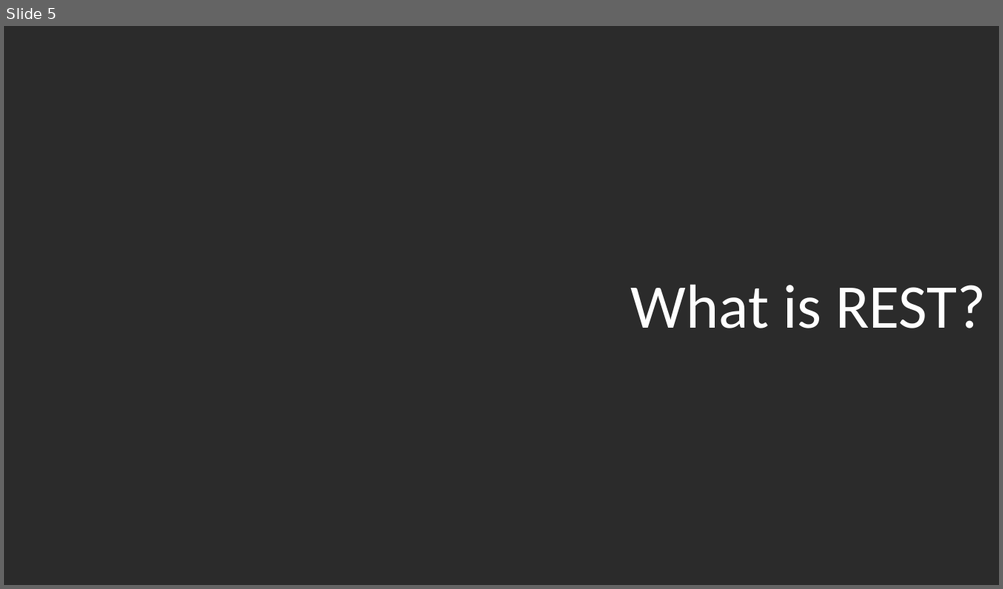
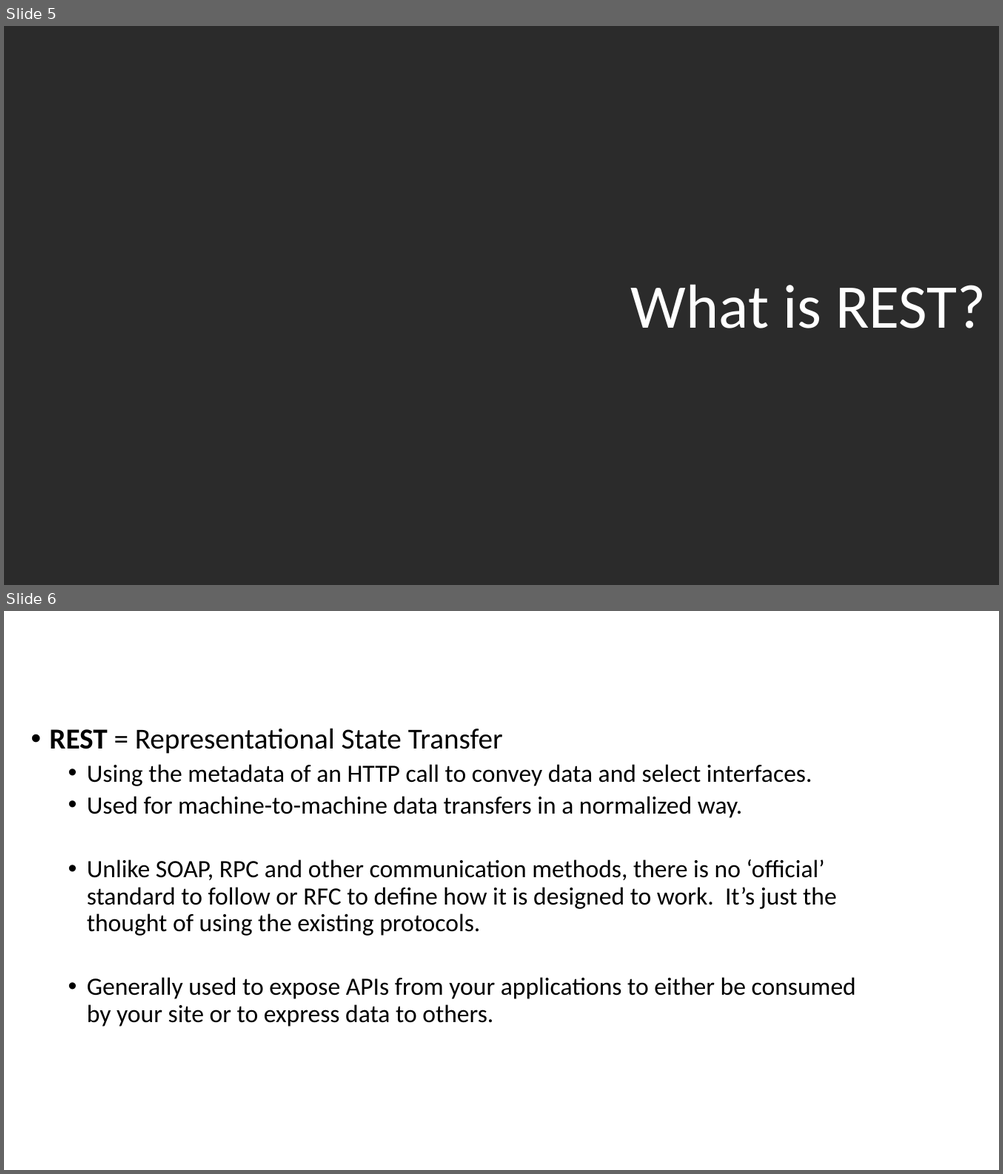
Before and after one commit to quetwo/hawaii-apis, a slide deck: MMCFUG - REST.pptx. Shown one above the other, each under a label of ours: slide 5 before the commit, slides 5 and 6 after it. The pictures are 1003x589 and 1003x1174 pixels, drawn with LibreOffice and Linux fonts; fonts in the diff are those of the drawing; background and template pictures are left out; a plain dark background stands for a picture behind light text. Boxes give left, top, right and bottom in pixels: in the first picture for what was removed or moved away, otherwise in the second. Text is boxed around its words. In the diff, an @@ line names an element or a change of style, - is before the commit and + after.

```diff
--- a/MMCFUG - REST.pptx
+++ b/MMCFUG - REST.pptx
@@ slide 6 added at (4,611,999,1170), background picture (left out) @@
@@ title added at (4,611,885,690), 44 pt, text #FFFFFF @@
+What is REST
@@ text added at (49,728,856,1027), 24 pt, text #000000 @@
+• REST = Representational State Transfer
+  • Using the metadata of an HTTP call to convey data and select interfaces.
+  • Used for machine-to-machine data transfers in a normalized way.
+  • Unlike SOAP, RPC and other communication methods, there is no ‘official’ standard to follow or RFC to define how it is designed to work. It’s just the thought of using the existing protocols.
+  • Generally used to expose APIs from your applications to either be consumed by your site or to express data to others.
```
Also in this commit, not shown: 24 other slides added.
